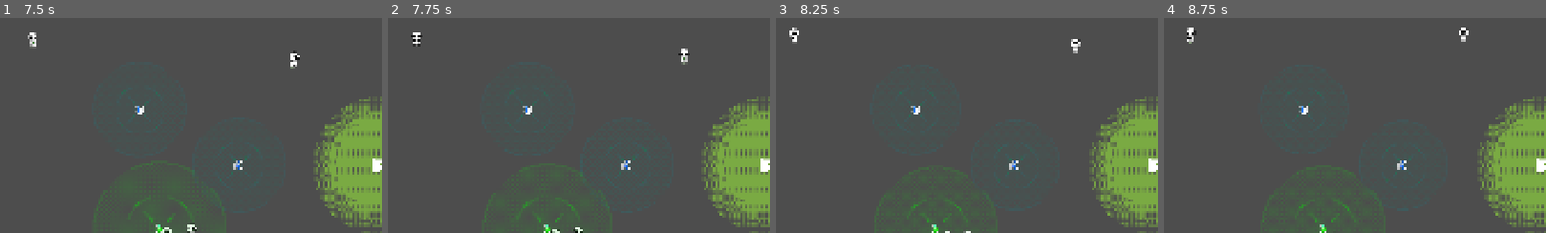
Above: before the commit, frames 1-4 (left to right).
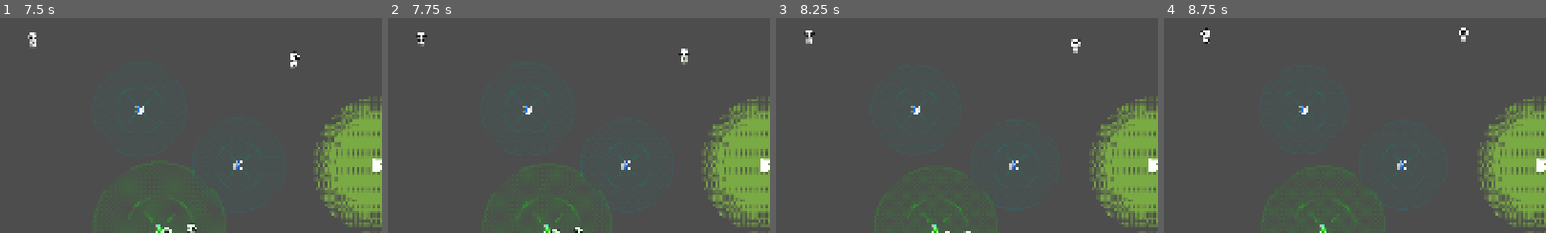
Above: after the commit, the same moments.

Repository: kunk70352-png/Safe-Anchor
Game: Godot game, scene res://src/main/main.tscn
Same seed, same stepped clock (60 frames per second), same inputs: the game is played once before the commit and once after it.
Inputs (mouse positions are % of the whole screen's width and height, from its top left):
- Up to frame 1 (7.5 s): click "开始游戏" at 0.5 s; click "第1关: 初次救援 目标: 9人" at 1.25 s; click "放弃" at 2 s; click "第2关: 分散的羊群 目标: 4人" at 2.75 s; move the mouse to (72, 45) at 3.52 s; hold D (move_right) 3.53-4.28 s; click (72, 45) at 3.6 s; move the mouse to (30, 55) at 4.27 s; hold S (move_down) 4.28-5.03 s; click (30, 55) at 4.35 s; move the mouse to (60, 28) at 5.02 s; hold D (move_right) 5.03-5.78 s; click (60, 28) at 5.1 s; move the mouse to (45, 70) at 5.77 s; hold W (move_up) 5.78-6.53 s; click (45, 70) at 5.85 s; move the mouse to (80, 65) at 6.52 s; hold A (move_left) from 6.53 s (still down); click (80, 65) at 6.6 s; move the mouse to (20, 35) at 7.27 s; click (20, 35) at 7.35 s
- Up to frame 2 (7.75 s): keep holding A (move_left)
- Up to frame 3 (8.25 s): move the mouse to (55, 50) at 8.02 s; release A (move_left) at 8.03 s; hold S (move_down) from 8.03 s (still down); click (55, 50) at 8.1 s
- Up to frame 4 (8.75 s): keep holding S (move_down)
The pictures show only the part of the screen within x 0-50%, y 16-66%; the shares and areas given below are measured in that part.

Frame 1 is identical in both runs. In frame 2, 0.2% of the frame differs, in the area x 6-11%, y 6-14%; in frame 3, 0.2%; in frame 4, 0.3%, in the area x 6-12%, y 4-12%.

Commit message:
碰撞体移至场景 + 世界边缘岩浆区

Diff:
--- a/resources/levels/maps/level_1_map.tscn
+++ b/resources/levels/maps/level_1_map.tscn
@@ -28,13 +28,5 @@
 collision_layer = 16
 
 [node name="LavaZone" parent="." unique_id=161400160 instance=ExtResource("3_21ren")]
-position = Vector2(-11, 102)
-
-[node name="LavaZone" parent="LavaZone" unique_id=1672638936 instance=ExtResource("3_21ren")]
-position = Vector2(-5, 196)
-
-[node name="LavaZone" parent="LavaZone/LavaZone" unique_id=19941585 instance=ExtResource("3_21ren")]
-position = Vector2(5, 202)
-
-[node name="LavaZone" parent="LavaZone/LavaZone/LavaZone" unique_id=217089566 instance=ExtResource("3_21ren")]
-position = Vector2(0, 190)
+position = Vector2(44, 540)
+scale = Vector2(0.36, 0.4)
--- a/src/player/player.gd
+++ b/src/player/player.gd
@@ -29,14 +29,6 @@
 	sprite = $AnimatedSprite2D
 	if not anchor_data:
 		anchor_data = load("res://resources/default_anchor.tres")
-
-	# 动态添加碰撞体
-	var col_shape := CollisionShape2D.new()
-	var circle := CircleShape2D.new()
-	circle.radius = 16.0
-	col_shape.shape = circle
-	add_child(col_shape)
-
 
 func _physics_process(delta: float) -> void:
 	var input_dir := Input.get_vector("move_left", "move_right", "move_up", "move_down")
--- a/src/player/player.tscn
+++ b/src/player/player.tscn
@@ -2,6 +2,9 @@
 
 [ext_resource type="Script" uid="uid://dvfu31usei4vf" path="res://src/player/player.gd" id="1_script"]
 [ext_resource type="Texture2D" uid="uid://ca1hxk8uj2nu2" path="res://assets/sprites/ss_character_walking.png" id="2_rxibo"]
+
+[sub_resource type="RectangleShape2D" id="RectangleShape2D_lj4qh"]
+size = Vector2(25, 64)
 
 [sub_resource type="AtlasTexture" id="AtlasTexture_mf2ua"]
 atlas = ExtResource("2_rxibo")
@@ -86,6 +89,10 @@
 collision_mask = 32
 script = ExtResource("1_script")
 
+[node name="CollisionShape2D" type="CollisionShape2D" parent="." unique_id=1136712645]
+position = Vector2(-0.5, 8)
+shape = SubResource("RectangleShape2D_lj4qh")
+
 [node name="AnimatedSprite2D" type="AnimatedSprite2D" parent="." unique_id=187867651]
 scale = Vector2(0.99218756, 0.99218756)
 sprite_frames = SubResource("SpriteFrames_cyqww")
--- a/src/world/world.gd
+++ b/src/world/world.gd
@@ -7,6 +7,11 @@
 const TYPE1_ANCHOR := preload("res://src/anchor/anchor_type1.tscn")
 const TYPE2_ANCHOR := preload("res://src/anchor/anchor_type2.tscn")
 const TYPE3_ANCHOR := preload("res://src/anchor/anchor_type3.tscn")
+
+const LAVA_ZONE_SCENE := preload("res://src/anchor/lava_zone.tscn")
+const MAP_WIDTH := 1920.0
+const MAP_HEIGHT := 1080.0
+const LAVA_BORDER := 75.0
 
 # ---- 节点引用 ----
 @onready var navigation_region: NavigationRegion2D = $NavigationRegion2D
@@ -21,6 +26,7 @@
 
 func _ready() -> void:
 	add_to_group("world")
+	_setup_border_lava()
 
 
 func _physics_process(_delta: float) -> void:
@@ -193,6 +199,30 @@
 			move_child(map, 0)  # 放到最底层
 
 
+# ---- 边缘岩浆 ----
+
+func _setup_border_lava() -> void:
+	# 上边
+	var top := LAVA_ZONE_SCENE.instantiate()
+	top.zone_size = Vector2(MAP_WIDTH, LAVA_BORDER)
+	top.global_position = Vector2(MAP_WIDTH / 2, LAVA_BORDER / 2)
+	add_child(top)
+	# 下边
+	var bottom := LAVA_ZONE_SCENE.instantiate()
+	bottom.zone_size = Vector2(MAP_WIDTH, 95.0)
+	bottom.global_position = Vector2(MAP_WIDTH / 2, MAP_HEIGHT - 47.5)
+	add_child(bottom)
+	# 左边
+	var left := LAVA_ZONE_SCENE.instantiate()
+	left.zone_size = Vector2(LAVA_BORDER, MAP_HEIGHT)
+	left.global_position = Vector2(LAVA_BORDER / 2, MAP_HEIGHT / 2)
+	add_child(left)
+	# 右边
+	var right := LAVA_ZONE_SCENE.instantiate()
+	right.zone_size = Vector2(LAVA_BORDER, MAP_HEIGHT)
+	right.global_position = Vector2(MAP_WIDTH - LAVA_BORDER / 2, MAP_HEIGHT / 2)
+	add_child(right)
+
 # ---- 清理 ----
 
 func _clear_containers() -> void:
